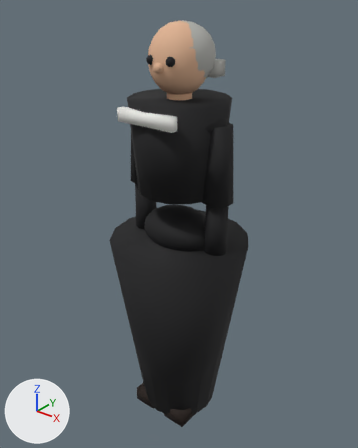
What one commit did to the glTF model gra-fabryka/godot/assets/models/npc_ksiadz.glb.
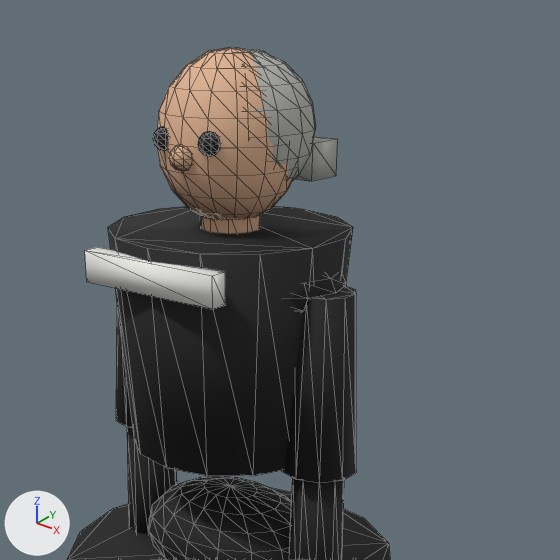
Old and new are each drawn whole from a 50 mm lens placed at (1.198, -1.501, 1.897), pointed at (-0.021, 0.023, 0.952) and again close up on the part from 23% to 90% of the width and 0% to 54% of the height. Arrows for +X, +Y and +Z are at lower left; the lights stay in place. The last two pictures show the newer version. The close-ups show mesh edges as thin lines. Vertices at exactly the same position are counted once.

Objects in the first close-up: 'npc_ksiadz'.
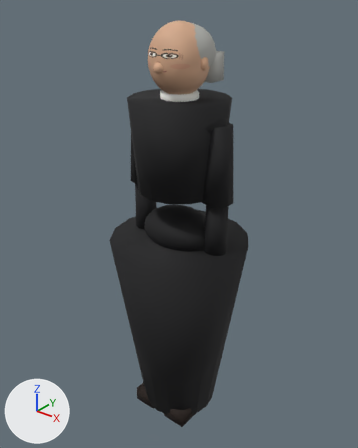
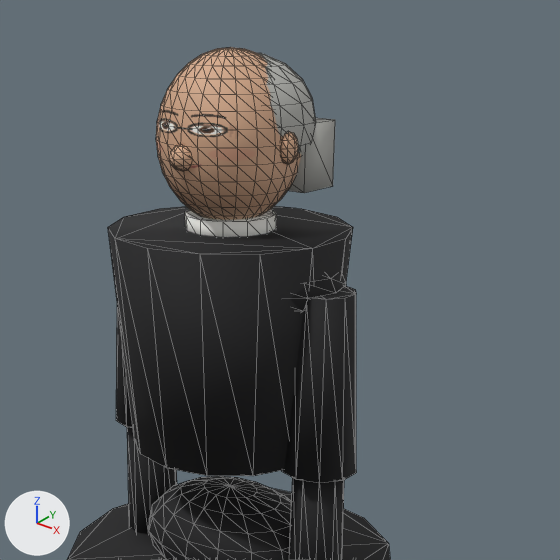
What differs and where, as boxes [x1, y1, x2, y2] in the close-ups (560 x 560 px; the box of a moved part takes in the faces that stretch with it):
part 1 of me_sphere_061, added: after [185, 209, 276, 237]
part 2 of me_sphere_061, added (beige): after [280, 132, 298, 165]
part 3 of me_sphere_061, added: after [288, 118, 335, 193]
part 4 of me_sphere_061, deleted: before [85, 247, 225, 309]
part 5 of me_sphere_061, moved or reshaped: before [153, 47, 338, 220]; after [156, 47, 315, 220]

What the commit changed:
Picture 'tex_twarz_npc_ksiadz' (img_tex_twarz_npc_ksiadz) is new.
Material 'M_twarz_npc_ksiadz' (mat_m_twarz_npc_ksiadz) is new.
Its texture is img_tex_twarz_npc_ksiadz.
Its roughness is 0.65.
me_sphere_061 is used by ob_npc_ksiadz; location (0.0, 0.0, 0.0).
me_sphere_061 had 1194 vertices, 2308 faces and spanned x -0.3..0.3, y -0.3..0.3, z 0.0..1.78.
me_sphere_061 now has 1426 vertices, 2772 faces and spans x -0.3..0.3, y -0.3..0.3, z 0.0..1.78.
me_sphere_061 part 1: a new loose piece, a 12-sided cylinder along z spanning x -0.075..0.075, y -0.075..0.075, z 1.491..1.526, in mat_m_bialy (white #f3f3ee).
me_sphere_061 part 2: a new loose piece, an icosphere of 80 faces spanning x 0.101..0.126, y -0.02..0.02, z 1.613..1.664, in mat_m_skora (beige #e1b493).
me_sphere_061 part 3: a new loose piece, a box spanning x -0.11..0.11, y 0.052..0.133, z 1.563..1.667, in mat_m_wlosy_siwe (grey #b4b4af).
me_sphere_061 part 4: the loose piece of 8 vertices spanning x -0.13..0.13, y -0.21..-0.18, z 1.43..1.48 is deleted.
me_sphere_061 part 5: 80 vertices moved from x -0.12..0.12, y -0.07..0.14, z 1.52..1.77 to x -0.12..0.12, y -0.08..0.14, z 1.52..1.77; 242 vertices removed from x -0.12..0.12, y -0.12..0.13, z 1.52..1.78; 366 vertices added at x -0.12..0.12, y -0.12..0.12, z 1.51..1.77.
Other edits to the shape of me_sphere_061 do not show in these pictures.
me_sphere_061 no longer uses material mat_m_oko (black #0d0d13).
me_sphere_061 gains material mat_m_twarz_npc_ksiadz (picture img_tex_twarz_npc_ksiadz).
